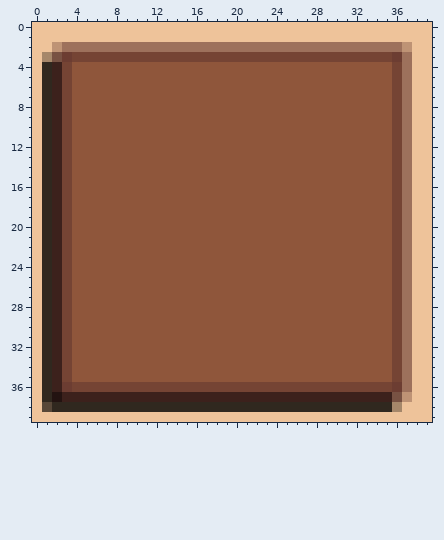
A pixel-art file gets an edit: res/img/buttons/backing.ase. The first picture shows the starting point.
40x40 pixels, 1 frame.
Once edited:
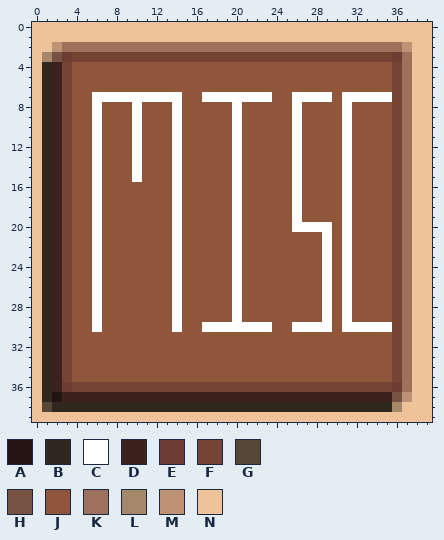
Palette (. is transparent): A #231311  B #30281f  C #ffffff  D #3c211c  E #6c3d32  F #754434  G #574738  H #785243  J #8f563b  K #9d715c  L #a5876a  M #be9375  N #eec39a
Edits made:
@@ x 0..39 @@
  6 NBDFJJJJJJJJJJJJJJJJJJJJJJJJJJJJJJJJFKNN
- 7 NBDFJJJJJJJJJJJJJJJJJJJJJJJJJJJJJJJJFKNN
- 8 NBDFJJJJJJJJJJJJJJJJJJJJJJJJJJJJJJJJFKNN
- 9 NBDFJJJJJJJJJJJJJJJJJJJJJJJJJJJJJJJJFKNN
-10 NBDFJJJJJJJJJJJJJJJJJJJJJJJJJJJJJJJJFKNN
-11 NBDFJJJJJJJJJJJJJJJJJJJJJJJJJJJJJJJJFKNN
-12 NBDFJJJJJJJJJJJJJJJJJJJJJJJJJJJJJJJJFKNN
-13 NBDFJJJJJJJJJJJJJJJJJJJJJJJJJJJJJJJJFKNN
-14 NBDFJJJJJJJJJJJJJJJJJJJJJJJJJJJJJJJJFKNN
-15 NBDFJJJJJJJJJJJJJJJJJJJJJJJJJJJJJJJJFKNN
-16 NBDFJJJJJJJJJJJJJJJJJJJJJJJJJJJJJJJJFKNN
-17 NBDFJJJJJJJJJJJJJJJJJJJJJJJJJJJJJJJJFKNN
-18 NBDFJJJJJJJJJJJJJJJJJJJJJJJJJJJJJJJJFKNN
-19 NBDFJJJJJJJJJJJJJJJJJJJJJJJJJJJJJJJJFKNN
-20 NBDFJJJJJJJJJJJJJJJJJJJJJJJJJJJJJJJJFKNN
-21 NBDFJJJJJJJJJJJJJJJJJJJJJJJJJJJJJJJJFKNN
-22 NBDFJJJJJJJJJJJJJJJJJJJJJJJJJJJJJJJJFKNN
-23 NBDFJJJJJJJJJJJJJJJJJJJJJJJJJJJJJJJJFKNN
-24 NBDFJJJJJJJJJJJJJJJJJJJJJJJJJJJJJJJJFKNN
-25 NBDFJJJJJJJJJJJJJJJJJJJJJJJJJJJJJJJJFKNN
-26 NBDFJJJJJJJJJJJJJJJJJJJJJJJJJJJJJJJJFKNN
-27 NBDFJJJJJJJJJJJJJJJJJJJJJJJJJJJJJJJJFKNN
-28 NBDFJJJJJJJJJJJJJJJJJJJJJJJJJJJJJJJJFKNN
-29 NBDFJJJJJJJJJJJJJJJJJJJJJJJJJJJJJJJJFKNN
-30 NBDFJJJJJJJJJJJJJJJJJJJJJJJJJJJJJJJJFKNN
+ 7 NBDFJJCCCCCCCCCJJCCCCCCCJJCCCCJCCCCCFKNN
+ 8 NBDFJJCJJJCJJJCJJJJJCJJJJJCJJJJCJJJJFKNN
+ 9 NBDFJJCJJJCJJJCJJJJJCJJJJJCJJJJCJJJJFKNN
+10 NBDFJJCJJJCJJJCJJJJJCJJJJJCJJJJCJJJJFKNN
+11 NBDFJJCJJJCJJJCJJJJJCJJJJJCJJJJCJJJJFKNN
+12 NBDFJJCJJJCJJJCJJJJJCJJJJJCJJJJCJJJJFKNN
+13 NBDFJJCJJJCJJJCJJJJJCJJJJJCJJJJCJJJJFKNN
+14 NBDFJJCJJJCJJJCJJJJJCJJJJJCJJJJCJJJJFKNN
+15 NBDFJJCJJJCJJJCJJJJJCJJJJJCJJJJCJJJJFKNN
+16 NBDFJJCJJJJJJJCJJJJJCJJJJJCJJJJCJJJJFKNN
+17 NBDFJJCJJJJJJJCJJJJJCJJJJJCJJJJCJJJJFKNN
+18 NBDFJJCJJJJJJJCJJJJJCJJJJJCJJJJCJJJJFKNN
+19 NBDFJJCJJJJJJJCJJJJJCJJJJJCJJJJCJJJJFKNN
+20 NBDFJJCJJJJJJJCJJJJJCJJJJJCCCCJCJJJJFKNN
+21 NBDFJJCJJJJJJJCJJJJJCJJJJJJJJCJCJJJJFKNN
+22 NBDFJJCJJJJJJJCJJJJJCJJJJJJJJCJCJJJJFKNN
+23 NBDFJJCJJJJJJJCJJJJJCJJJJJJJJCJCJJJJFKNN
+24 NBDFJJCJJJJJJJCJJJJJCJJJJJJJJCJCJJJJFKNN
+25 NBDFJJCJJJJJJJCJJJJJCJJJJJJJJCJCJJJJFKNN
+26 NBDFJJCJJJJJJJCJJJJJCJJJJJJJJCJCJJJJFKNN
+27 NBDFJJCJJJJJJJCJJJJJCJJJJJJJJCJCJJJJFKNN
+28 NBDFJJCJJJJJJJCJJJJJCJJJJJJJJCJCJJJJFKNN
+29 NBDFJJCJJJJJJJCJJJJJCJJJJJJJJCJCJJJJFKNN
+30 NBDFJJCJJJJJJJCJJCCCCCCCJJCCCCJCCCCCFKNN
 31 NBDFJJJJJJJJJJJJJJJJJJJJJJJJJJJJJJJJFKNN
Boxes around the changes in both pictures, in picture pixels (x1, y1, x2, y2):
changed: (92, 92, 392, 332)
